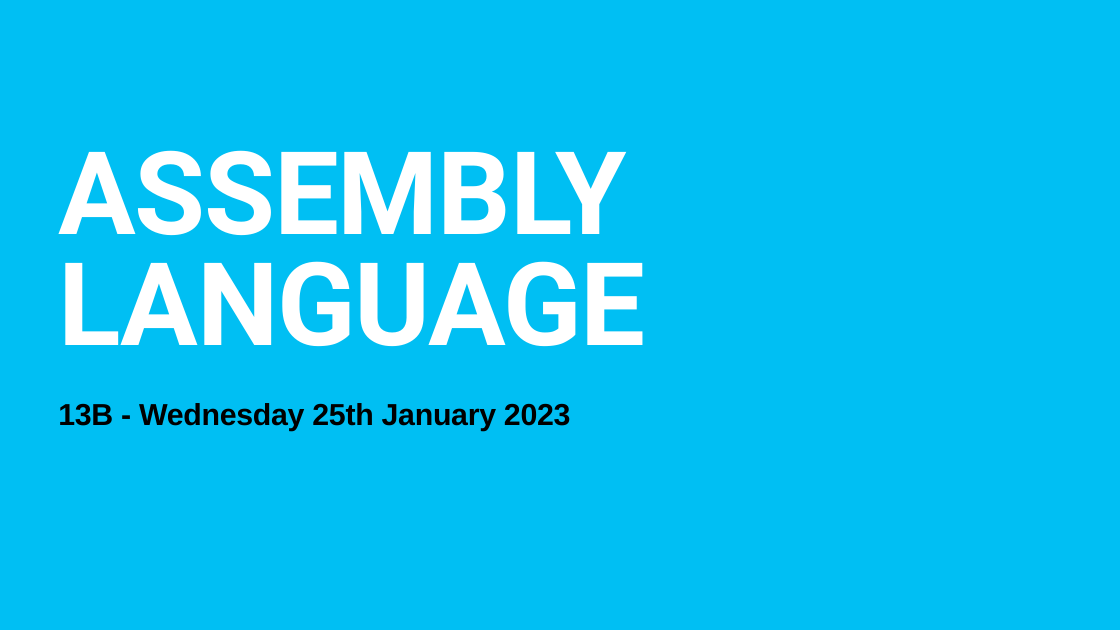
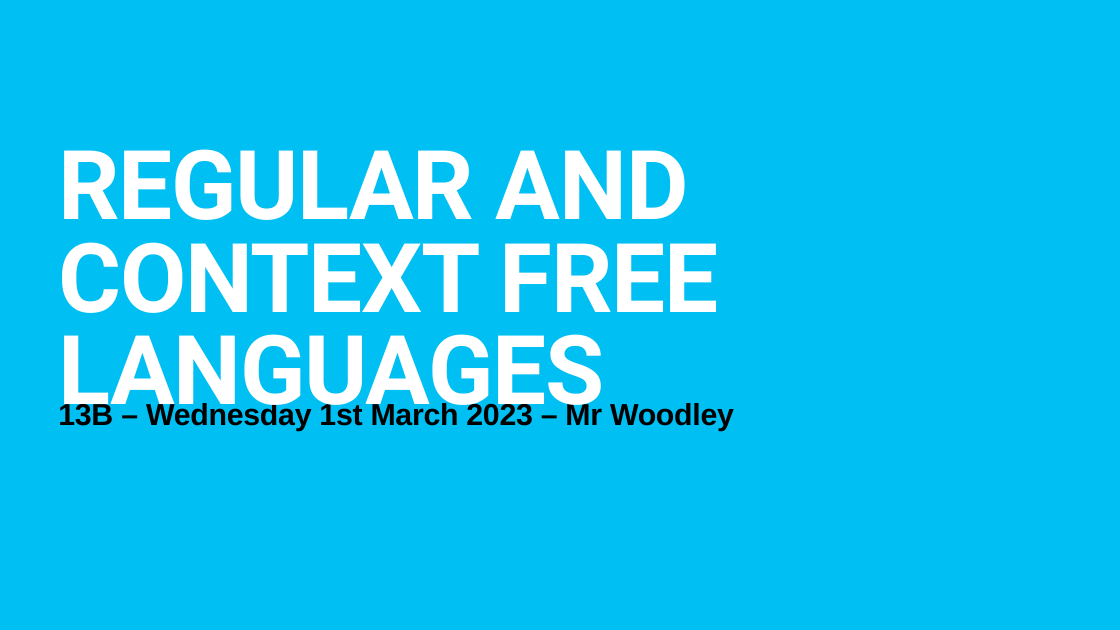
Before and after one commit to TommyWoodley/teaching, a slide deck: slide 1 of ALevel/RegularAndContextFreeLanguages/RegularExpressionsAndContextFreeLanguages.pptx. Drawn at 1120x630 pixels with LibreOffice and Linux fonts; fonts in the diff are those of the drawing. Boxes give left, top, right and bottom in pixels: in the first picture for what was removed or moved away, otherwise in the second. Text is boxed around its words. In the diff, an @@ line names an element or a change of style, - is before the commit and + after.

Commit message:
REACFL - inital slides

```diff
--- a/ALevel/RegularAndContextFreeLanguages/RegularExpressionsAndContextFreeLanguages.pptx
+++ b/ALevel/RegularAndContextFreeLanguages/RegularExpressionsAndContextFreeLanguages.pptx
@@ title at [58,149,719,427]: text changed; size 198 to 165 pt @@
-ASSEMBLY LANGUAGE
+REGULAR AND CONTEXT FREE LANGUAGES
@@ subtitle at [58,401,734,431]: text changed @@
-13B - Wednesday 25th January 2023
+13B – Wednesday 1st March 2023 – Mr Woodley
```
